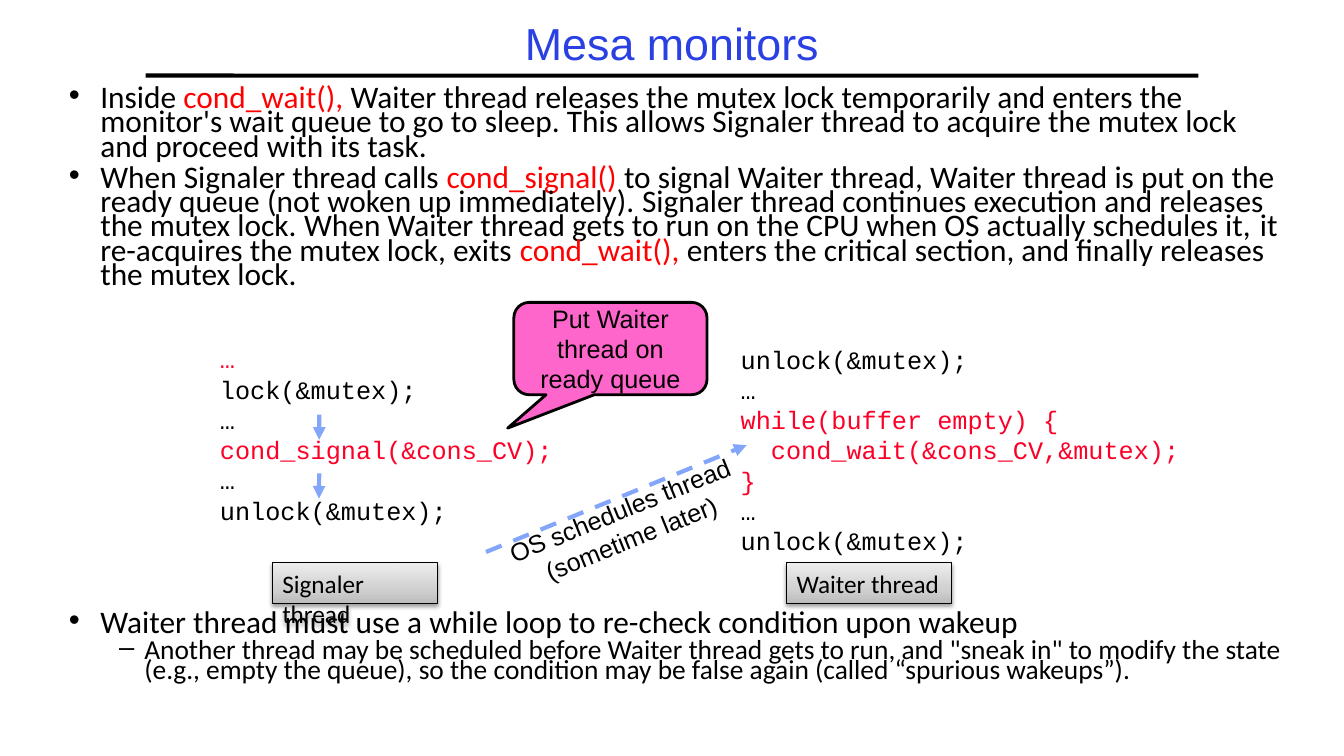
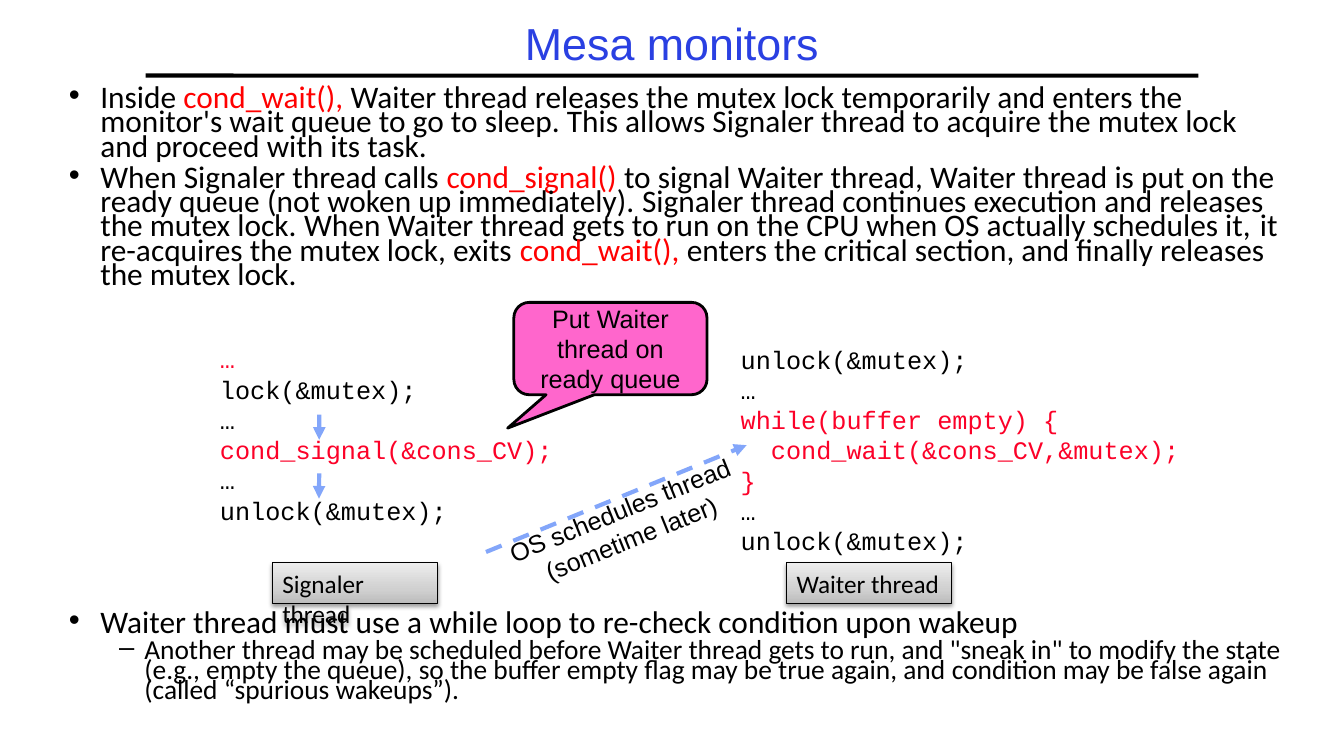
Before and after one commit to guhofstra/CSC112Fa26, a slide deck: slide 37 of PPTs/L3-Synchronization.pptx. Drawn at 1344x756 pixels with LibreOffice and Linux fonts; fonts in the diff are those of the drawing. Boxes give left, top, right and bottom in pixels: in the first picture for what was removed or moved away, otherwise in the second. Text is boxed around its words. In the diff, an @@ line names an element or a change of style, - is before the commit and + after.

```diff
--- a/PPTs/L3-Synchronization.pptx
+++ b/PPTs/L3-Synchronization.pptx
@@ text at (144,637,1281,704): text changed @@
-  – Another thread may be scheduled before Waiter thread gets to run, and "sneak in" to modify the state (e.g., empty the queue), so the condition may be false again (called “spurious wakeups”).
+  – Another thread may be scheduled before Waiter thread gets to run, and "sneak in" to modify the state (e.g., empty the queue), so the buffer empty flag may be true again, and condition may be false again (called “spurious wakeups”).
```
Also in this commit, not shown: 10 other slides changed, 1 slide added, 2 other files.
